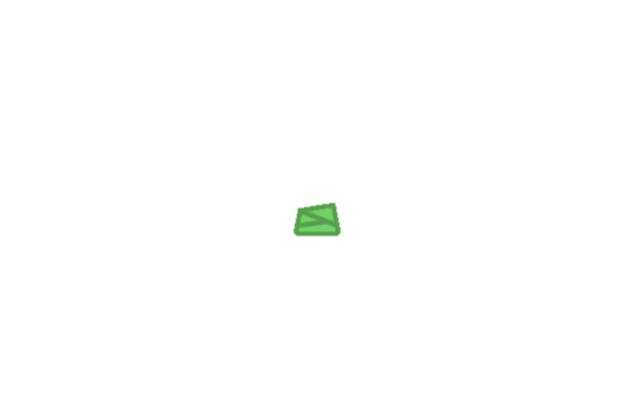
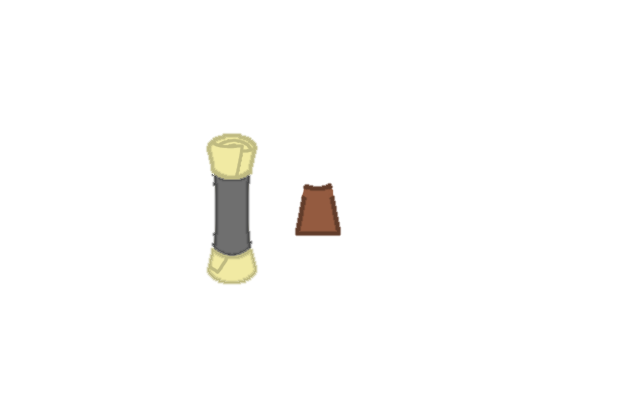
Revision of a layered 640px x 400px image; what changed, layer by layer:
hid "AmumuOutline" over (293, 201, 342, 237)
hid "AmumuColour" over (295, 204, 339, 234)
added layer "RyzeOutline" above "RyzeColour" over (205, 132, 259, 286)
added layer "RyzeColour" above "Background" over (208, 135, 256, 283)
showed "Background" over (294, 182, 342, 237)
